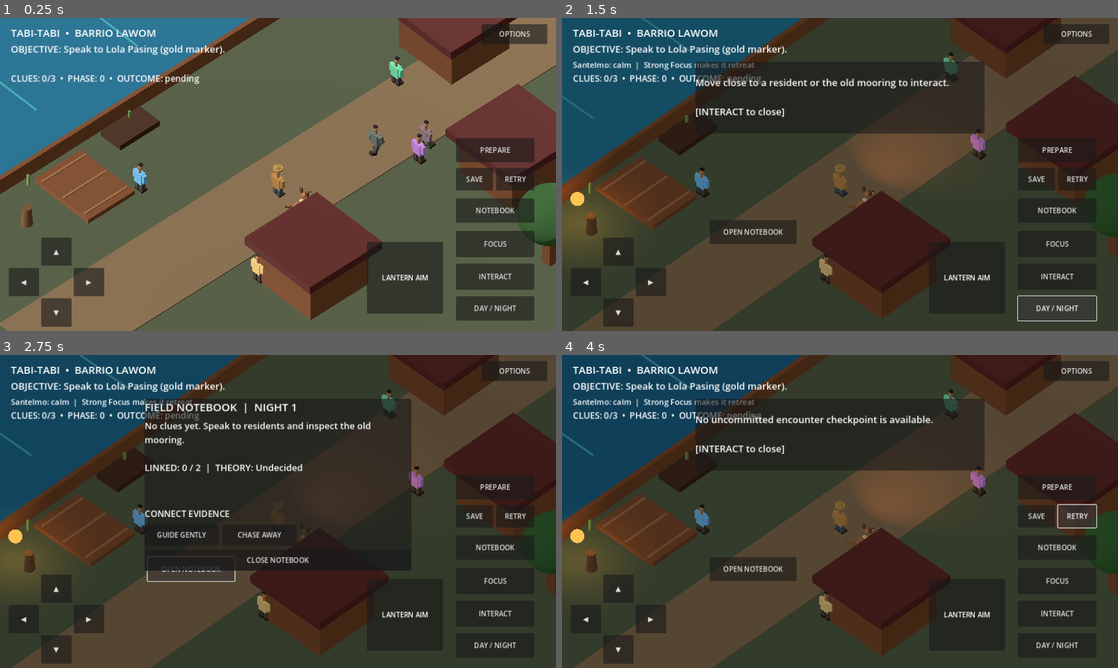
Above: before the commit, frames 1-4 (two rows, left to right).
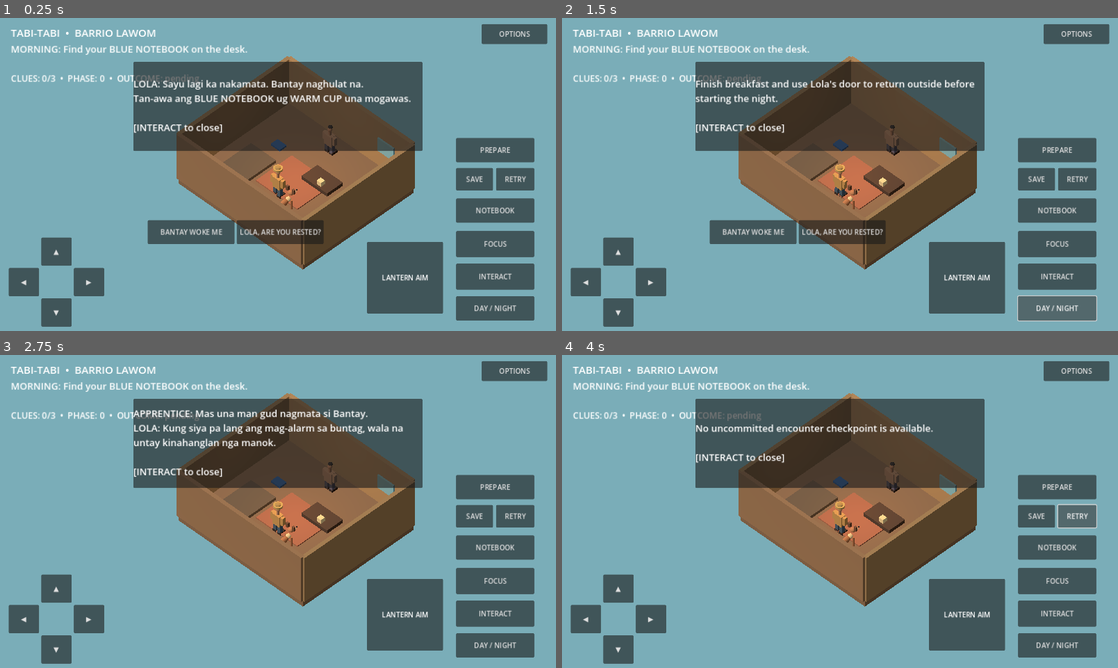
Above: after the commit, the same moments.

Repository: LokiJ07/Tabi-tabi
Game: Godot game, scene res://scenes/main.tscn
Same seed, same stepped clock (60 frames per second), same inputs: the game is played once before the commit and once after it.
Inputs:
- Up to frame 1 (0.25 s): no input
- Up to frame 2 (1.5 s): click "INTERACT" at 0.5 s; click "DAY / NIGHT" at 1.25 s
- Up to frame 3 (2.75 s): click "OPEN NOTEBOOK" (after the commit: "BANTAY WOKE ME") at 2 s
- Up to frame 4 (4 s): click "RETRY" at 2.75 s; click "RETRY" at 3.5 s

The runs differ from the first frame. In frame 1, 95% of the frame differs, in the area x 0-100%, y 0-100%; in frame 2, 94%; in frame 3, 97%; in frame 4, 95%.

Commit message:
feat: playable Lola-hut morning prologue with interactive objects and save migration

Diff:
--- a/scripts/main.gd
+++ b/scripts/main.gd
@@ -5,6 +5,7 @@
 const NightModel = preload("res://scripts/narrative/night01_state.gd")
 const NightDialogue = preload("res://scripts/narrative/night01_dialogue.gd")
 const MorningAftermath = preload("res://scripts/world/night01_aftermath.gd")
+const LolaHut = preload("res://scripts/world/lola_hut_interior.gd")
 const Nearby = preload("res://scripts/ui/nearby_interaction.gd")
 const SantelmoActor = preload("res://scripts/encounters/santelmo_actor.gd")
 const FolkActors = preload("res://scripts/visuals/folk_actors.gd")
@@ -76,6 +77,7 @@
 var talked_to_lola := false
 var talked_to_dado := false
 var encountered_light := false
+var in_lola_hut := false
 var santelmo
 var ambient_walkers: Array[Node3D] = []
 var elapsed := 0.0
@@ -93,6 +95,8 @@
 	_create_ui()
 	_apply_preferences()
 	_restore_story()
+	if story.outcome == "" and not story.prologue_ready():
+		_enter_lola_hut(true)
 	_update_objective()
 
 
@@ -199,6 +203,15 @@
 	_marker("MOORING", Vector3(-7, 0.1, 13), Color(0.8, 0.76, 0.49))
 	_marker("SABEL", Vector3(3, 0.1, -5), Color(0.75, 0.5, 0.8))
 	_marker("MARA", Vector3(-2, 0.1, -8), Color(0.42, 0.82, 0.61))
+	_box("Lola exterior doorstep", LolaHut.OUTSIDE_DOOR, Vector3(1.9, 0.16, 1.05), Color(0.52, 0.36, 0.21), false)
+	var exterior_door := Node3D.new()
+	exterior_door.name = "HUT_ENTRY"
+	exterior_door.position = LolaHut.OUTSIDE_DOOR
+	add_child(exterior_door)
+	interaction_nodes["HUT_ENTRY"] = exterior_door
+	var room_interactions: Dictionary = LolaHut.build(self)
+	for key in room_interactions:
+		interaction_nodes[key] = room_interactions[key]
 
 
 func _box(name: String, pos: Vector3, size: Vector3, color: Color, solid: bool) -> Node3D:
@@ -504,7 +517,7 @@
 	dialogue.anchor_right = 0.76
 	dialogue.anchor_top = 0.14
 	dialogue.anchor_bottom = 0.14
-	dialogue.offset_bottom = 165
+	dialogue.offset_bottom = 205
 	root.add_child(dialogue)
 	dialogue_text = Label.new()
 	dialogue_text.autowrap_mode = TextServer.AUTOWRAP_WORD_SMART
@@ -728,6 +741,9 @@
 		_close_dialogue()
 		return
 	var closest: String = _nearby_target()
+	if ["LOLA_HOME", "BLUE_NOTEBOOK", "WARM_CUP", "RIVER_PHOTO", "HUT_EXIT", "HUT_ENTRY"].has(closest):
+		_interact_lola_hut(closest)
+		return
 	if closest == "":
 		_show_dialogue("Move close to a resident or the old mooring to interact.")
 		return
@@ -760,6 +776,64 @@
 	_update_objective()
 
 
+func _enter_lola_hut(first_visit: bool = false) -> void:
+	if is_night:
+		_show_dialogue("Return to Lola's home in the daylight. The river needs your attention tonight.")
+		return
+	in_lola_hut = true
+	_teleport_with_bantay(LolaHut.INSIDE_SPAWN)
+	_refresh_choices()
+	_update_objective()
+	if first_visit:
+		_show_dialogue("LOLA: Sayu lagi ka nakamata. Bantay naghulat na.\nTan-awa ang BLUE NOTEBOOK ug WARM CUP una mogawas.")
+
+
+func _leave_lola_hut() -> void:
+	if not story.prologue_ready():
+		_show_dialogue("LOLA: Ayaw pagdali. Dad-a ang imong asul nga notebook ug pag-inom sa usa ka tasa una.")
+		return
+	in_lola_hut = false
+	_teleport_with_bantay(LolaHut.OUTSIDE_SPAWN)
+	_refresh_choices()
+	_update_objective()
+	_show_dialogue("LOLA: Ayaw una isulat ang imong gituohan. Paminaw sa, dayon pangita og pamatuod. Duola si Tatay Dado sa suba.")
+
+
+func _teleport_with_bantay(destination: Vector3) -> void:
+	player.global_position = destination
+	player.velocity = Vector3.ZERO
+	bantay.global_position = destination + Vector3(1.0, -0.31, 0.55)
+	bantay.velocity = Vector3.ZERO
+	dog_waypoints.clear()
+	dog_repath_timer = 0.0
+	camera.global_position = player.global_position + Vector3(12, 17, 12)
+	camera.look_at(player.global_position + Vector3(0, 0.7, 0))
+
+
+func _interact_lola_hut(id: String) -> void:
+	match id:
+		"LOLA_HOME":
+			_show_dialogue("LOLA PASING: Sayu lagi ka nakamata. Ayaw pagdali sa suba; unsa may nakita, ug unsay nadungog lang? Ang tinuod dili kinahanglan ipugos.")
+		"HUT_ENTRY":
+			_enter_lola_hut()
+			return
+		"HUT_EXIT":
+			_leave_lola_hut()
+			return
+		"BLUE_NOTEBOOK":
+			story.inspect_prologue("blue_notebook")
+			_show_dialogue("Your blue notebook is ready. Lola's words stay with you: write what you OBSERVE before believing every rumor.")
+		"WARM_CUP":
+			story.inspect_prologue("warm_cup")
+			_show_dialogue("LOLA: Kaon sa. Ang tawo nga walay pamahaw dali ra mahadlok. Bantay rests at your feet.")
+		"RIVER_PHOTO":
+			story.inspect_prologue("river_photo")
+			_show_dialogue("An old photo shows the river before your time. Lola smiles, but isn't ready to explain the missing names.")
+	_save_story_silent()
+	_refresh_choices()
+	_update_objective()
+
+
 func _show_dialogue(value: String) -> void:
 	_close_notebook()
 	_close_prep()
@@ -773,6 +847,9 @@
 
 
 func _toggle_night() -> void:
+	if in_lola_hut:
+		_show_dialogue("Finish breakfast and use Lola's door to return outside before starting the night.")
+		return
 	if is_night and story.phase >= 1 and story.phase <= 3:
 		_show_dialogue("The encounter has begun. Use RETREAT or the safe checkpoint, not the day/night switch.")
 		return
@@ -806,10 +883,17 @@
 
 
 func _update_objective() -> void:
-	if not talked_to_lola:
-		objective.text = "OBJECTIVE: Speak to Lola Pasing (gold marker)."
+	if in_lola_hut:
+		if not story.prologue_flags.has("blue_notebook"):
+			objective.text = "MORNING: Find your BLUE NOTEBOOK on the desk."
+		elif not story.prologue_flags.has("warm_cup"):
+			objective.text = "MORNING: Drink the WARM CUP at Lola's table."
+		else:
+			objective.text = "MORNING: Explore the photo or use HUT EXIT to begin investigating."
+	elif not talked_to_lola:
+		objective.text = "OBJECTIVE: Speak to Lola Pasing near her hut."
 	elif not talked_to_dado:
-		objective.text = "OBJECTIVE: Meet Tatay Dado by the river (blue marker)."
+		objective.text = "OBJECTIVE: Meet Tatay Dado by the safe river landing."
 	elif story.outcome != "":
 		objective.text = "MORNING AFTER: " + story.outcome.to_upper() + " — state saved."
 	elif not is_night:
@@ -833,7 +917,10 @@
 		return
 	var names: Array[String] = []
 	if not is_night:
-		names = ["", "", ""]
+		if in_lola_hut and not story.seen_people.has("morning_question"):
+			names = ["BANTAY WOKE ME", "LOLA, ARE YOU RESTED?", ""]
+		else:
+			names = ["", "", ""]
 	elif story.encounter_failed:
 		names = ["RETRY", "ACCEPT PARTIAL", ""]
 	elif story.phase == 0:
@@ -853,6 +940,16 @@
 
 
 func _choose_story_action(index: int) -> void:
+	if not is_night and in_lola_hut and not story.seen_people.has("morning_question"):
+		if index == 0:
+			story.seen_people["morning_question"] = "lighthearted"
+			_show_dialogue("APPRENTICE: Mas una man gud nagmata si Bantay.\nLOLA: Kung siya pa lang ang mag-alarm sa buntag, wala na untay kinahanglan nga manok.")
+		elif index == 1:
+			story.seen_people["morning_question"] = "concerned"
+			_show_dialogue("APPRENTICE: Lola, nakapahulay ra ka?\nLOLA: Makahulay ra ko. Ikaw, kaon sa. Ang uban nga kasakit dili madaog sa pagdali.")
+		_save_story_silent()
+		_refresh_choices()
+		return
 	if not is_night or story.outcome != "":
 		return
 	if story.encounter_failed:
--- a/scripts/narrative/night01_state.gd
+++ b/scripts/narrative/night01_state.gd
@@ -13,12 +13,24 @@
 var outcome := ""
 var committed_events: Dictionary = {}
 var seen_people: Dictionary = {}
+var prologue_flags: Dictionary = {}
 var alarm := 0.0
 var courage := 100.0
 var guide_progress := 0.0
 var encounter_failed := false
 var checkpoint: Dictionary = {}
 var revision_count := 0
+
+
+func inspect_prologue(id: String) -> bool:
+	if not ["blue_notebook", "warm_cup", "river_photo"].has(id) or prologue_flags.has(id):
+		return false
+	prologue_flags[id] = true
+	return true
+
+
+func prologue_ready() -> bool:
+	return prologue_flags.has("blue_notebook") and prologue_flags.has("warm_cup")
 
 
 func observe_clue(id: String) -> bool:
@@ -184,6 +196,7 @@
 		"outcome": outcome,
 		"committed_events": committed_events.duplicate(true),
 		"seen_people": seen_people.duplicate(true),
+		"prologue_flags": prologue_flags.duplicate(true),
 		"alarm": alarm,
 		"courage": courage,
 		"guide_progress": guide_progress,
@@ -228,6 +241,15 @@
 	if outcome != "":
 		committed_events["n1_santelmo_" + outcome] = true
 	seen_people = raw.get("seen_people", {}).duplicate(true)
+	prologue_flags = {}
+	var intro: Variant = raw.get("prologue_flags", null)
+	if typeof(intro) == TYPE_DICTIONARY:
+		for id in ["blue_notebook", "warm_cup", "river_photo"]:
+			if intro.get(id, false) == true:
+				prologue_flags[id] = true
+	else:
+		# Existing prototype saves predate the new intro; preserve their progress.
+		prologue_flags = {"blue_notebook": true, "warm_cup": true}
 	alarm = clampf(float(raw.get("alarm", 0)), 0.0, 1.0)
 	courage = clampf(float(raw.get("courage", 100.0)), 0.0, 100.0)
 	guide_progress = clampf(float(raw.get("guide_progress", 0.0)), 0.0, 1.0)
--- a/scripts/ui/nearby_interaction.gd
+++ b/scripts/ui/nearby_interaction.gd
@@ -6,13 +6,19 @@
 	"DADO": "TATAY DADO",
 	"MOORING": "OLD MOORING",
 	"SABEL": "ALING SABEL",
-	"MARA": "TEACHER MARA"
+	"MARA": "TEACHER MARA",
+	"HUT_ENTRY": "LOLA'S HOUSE",
+	"HUT_EXIT": "HUT DOOR",
+	"LOLA_HOME": "LOLA PASING",
+	"BLUE_NOTEBOOK": "BLUE NOTEBOOK",
+	"WARM_CUP": "WARM CUP",
+	"RIVER_PHOTO": "OLD RIVER PHOTO"
 }
 
 static func closest(origin: Vector3, targets: Dictionary) -> String:
 	var nearest := ""
 	var best := RANGE
-	for id in ["LOLA", "DADO", "MOORING", "SABEL", "MARA"]:
+	for id in ["LOLA", "DADO", "MOORING", "SABEL", "MARA", "HUT_ENTRY", "HUT_EXIT", "LOLA_HOME", "BLUE_NOTEBOOK", "WARM_CUP", "RIVER_PHOTO"]:
 		if not targets.has(id):
 			continue
 		var point: Vector3 = targets[id]
--- /dev/null
+++ b/scripts/world/lola_hut_interior.gd
@@ -0,0 +1,86 @@
+extends RefCounted
+const FolkActors = preload("res://scripts/visuals/folk_actors.gd")
+## Prototype player-controlled hut interior in a separate world pocket.
+## All positions are authored. The exterior hut remains collidable and sealed.
+## Transition uses interaction, never allows walking through walls.
+
+const CENTER := Vector3(55.0, 0.0, 0.0)
+const INSIDE_SPAWN := Vector3(55.0, 0.76, 1.3)
+const OUTSIDE_SPAWN := Vector3(6.0, 0.76, 8.9)
+const OUTSIDE_DOOR := Vector3(6.0, 0.15, 8.05)
+const NODE_NAME := "LolaHutInterior"
+
+static func build(world: Node3D) -> Dictionary:
+	var existing := world.get_node_or_null(NODE_NAME) as Node3D
+	if existing != null:
+		return _targets(existing)
+	var room := Node3D.new()
+	room.name = NODE_NAME
+	room.position = CENTER
+	world.add_child(room)
+	_box(room, "Bamboo floor", Vector3(0, -0.21, 0), Vector3(9, 0.4, 8), Color(0.49, 0.35, 0.23), true)
+	_box(room, "Back woven wall", Vector3(0, 1.55, -4), Vector3(9, 3.1, 0.24), Color(0.63, 0.46, 0.28), true)
+	_box(room, "Front woven wall", Vector3(0, 1.55, 4), Vector3(9, 3.1, 0.24), Color(0.55, 0.39, 0.25), true)
+	_box(room, "Left woven wall", Vector3(-4.5, 1.55, 0), Vector3(0.24, 3.1, 8), Color(0.58, 0.43, 0.26), true)
+	_box(room, "Right woven wall", Vector3(4.5, 1.55, 0), Vector3(0.24, 3.1, 8), Color(0.58, 0.43, 0.26), true)
+	_box(room, "Woven rug", Vector3(0.0, 0.05, 0.1), Vector3(3.0, 0.07, 2.6), Color(0.62, 0.35, 0.23), false)
+	_box(room, "Breakfast table", Vector3(1.25, 0.52, -0.65), Vector3(1.85, 0.22, 1.15), Color(0.30, 0.20, 0.13), false)
+	_box(room, "Sleep mat", Vector3(-2.6, 0.15, 1.0), Vector3(1.8, 0.19, 2.5), Color(0.39, 0.30, 0.21), false)
+	_box(room, "Blue cloth notebook", Vector3(-2.25, 0.42, -1.0), Vector3(0.65, 0.11, 0.49), Color(0.13, 0.33, 0.57), false)
+	_box(room, "Warm pottery cup", Vector3(1.45, 0.75, -0.35), Vector3(0.3, 0.28, 0.3), Color(0.86, 0.71, 0.47), false)
+	_box(room, "River family photograph", Vector3(2.75, 1.67, -3.75), Vector3(1.15, 0.88, 0.10), Color(0.47, 0.62, 0.61), false)
+	_box(room, "Wooden exit door", Vector3(0, 1.20, 3.84), Vector3(1.7, 2.4, 0.18), Color(0.38, 0.23, 0.13), false)
+	var light := OmniLight3D.new()
+	light.name = "Warm morning lamp"
+	light.position = Vector3(0, 2.75, 0)
+	light.light_color = Color(1.0, 0.79, 0.54)
+	light.light_energy = 1.25
+	light.omni_range = 11.0
+	room.add_child(light)
+	var elder := FolkActors.person("Lola seated", Color(0.66, 0.47, 0.33), Color(0.32, 0.28, 0.31))
+	elder.position = Vector3(-0.35, 0.0, -2.8)
+	room.add_child(elder)
+	_target(room, "LOLA_HOME", Vector3(-0.35, 0, -2.8))
+	_target(room, "BLUE_NOTEBOOK", Vector3(-2.25, 0, -1.0))
+	_target(room, "WARM_CUP", Vector3(1.45, 0, -0.35))
+	_target(room, "RIVER_PHOTO", Vector3(2.75, 0, -3.0))
+	_target(room, "HUT_EXIT", Vector3(0, 0, 3.1))
+	return _targets(room)
+
+
+static func _targets(room: Node3D) -> Dictionary:
+	var output := {}
+	for id in ["LOLA_HOME", "BLUE_NOTEBOOK", "WARM_CUP", "RIVER_PHOTO", "HUT_EXIT"]:
+		output[id] = room.get_node(id)
+	return output
+
+
+static func _target(room: Node3D, id: String, at: Vector3) -> void:
+	var node := Node3D.new()
+	node.name = id
+	node.position = at
+	room.add_child(node)
+
+
+static func _box(parent: Node3D, label: String, at: Vector3, dimensions: Vector3, color: Color, physical: bool) -> void:
+	var mesh := MeshInstance3D.new()
+	mesh.name = label
+	var shape := BoxMesh.new()
+	shape.size = dimensions
+	mesh.mesh = shape
+	var material := StandardMaterial3D.new()
+	material.albedo_color = color
+	material.roughness = 0.86
+	mesh.material_override = material
+	mesh.position = at
+	parent.add_child(mesh)
+	if physical:
+		var body := StaticBody3D.new()
+		body.name = label + " collision"
+		body.position = at
+		var collider := CollisionShape3D.new()
+		var hitbox := BoxShape3D.new()
+		hitbox.size = dimensions
+		collider.shape = hitbox
+		body.add_child(collider)
+		parent.add_child(body)
--- a/tests/nearby_interaction_test.gd
+++ b/tests/nearby_interaction_test.gd
@@ -24,5 +24,7 @@
 	_expect(Nearby.closest(Vector3(-3, 0, 7), targets) == "DADO", "nearest NPC")
 	_expect(Nearby.caption("MARA").find("TEACHER MARA") >= 0, "descriptive name")
 	_expect(Nearby.caption("") == "", "prompt cleared for no target")
+	_expect(Nearby.caption("BLUE_NOTEBOOK").find("BLUE NOTEBOOK") >= 0, "intro notebook prompt legible")
+	_expect(Nearby.closest(Vector3(55.0, 0, 0), {"WARM_CUP": Vector3(55, 0, 1)}) == "WARM_CUP", "interior item works with same proximity system")
 	print("Nearby interaction regression: ", "PASS" if errors == 0 else str(errors) + " failures")
 	quit(0 if errors == 0 else 1)
--- a/tests/night01_flow_test.gd
+++ b/tests/night01_flow_test.gd
@@ -21,10 +21,20 @@
 			DirAccess.remove_absolute(ProjectSettings.globalize_path(path))
 
 func _meet(game: Variant, id: String) -> void:
-	var actor := game.get_node(id) as Node3D
+	var actor := game.interaction_nodes[id] as Node3D
 	game.player.global_position = actor.global_position + Vector3(0, 0.65, 0)
 	game._interact()
 	game._close_dialogue()
+
+func _setup_prologue(game: Variant) -> void:
+	assert_true(game.in_lola_hut, "fresh new game begins in Lola hut")
+	game._close_dialogue()
+	_meet(game, "BLUE_NOTEBOOK")
+	_meet(game, "WARM_CUP")
+	assert_true(game.story.prologue_ready(), "notebook and breakfast unlocked")
+	_meet(game, "HUT_EXIT")
+	assert_true(not game.in_lola_hut, "door returns safely to village")
+
 
 func _setup_evidence(game: Variant) -> void:
 	_meet(game, "LOLA")
@@ -42,6 +52,7 @@
 	var game = Scene.instantiate()
 	root.add_child(game)
 	await process_frame
+	_setup_prologue(game)
 	_setup_evidence(game)
 	game._toggle_night()
 	assert_true(game.is_night, "night starts with valid four-slot equipment")
--- /dev/null
+++ b/tests/night01_prologue_test.gd
@@ -0,0 +1,43 @@
+extends SceneTree
+const Hut = preload("res://scripts/world/lola_hut_interior.gd")
+const State = preload("res://scripts/narrative/night01_state.gd")
+var fails := 0
+func _initialize() -> void:
+	call_deferred("_run")
+func test(ok: bool, label: String) -> void:
+	if not ok:
+		fails += 1
+		printerr("Prologue check failed: " + label)
+func _run() -> void:
+	var world := Node3D.new()
+	root.add_child(world)
+	var items: Dictionary = Hut.build(world)
+	test(items.size() == 5, "all interactive prologue targets exist")
+	test(items["HUT_EXIT"] != null, "interior door available")
+	test(items["LOLA_HOME"] != null, "Lola present in her own home")
+	var room := world.get_node_or_null(Hut.NODE_NAME) as Node3D
+	test(room != null, "separate walkable interior created")
+	var count := world.get_child_count()
+	var items_again: Dictionary = Hut.build(world)
+	test(world.get_child_count() == count, "interior never duplicated")
+	test(items["BLUE_NOTEBOOK"] == items_again["BLUE_NOTEBOOK"], "interaction nodes reused")
+	var state = State.new()
+	test(not state.prologue_ready(), "new game needs first morning ritual")
+	test(not state.inspect_prologue("unknown"), "invalid prop cannot complete tutorial")
+	test(state.inspect_prologue("blue_notebook"), "notebook observed")
+	test(not state.prologue_ready(), "warm cup still required")
+	test(state.inspect_prologue("warm_cup"), "warm cup observed")
+	test(state.prologue_ready(), "tutorial ready after both")
+	test(not state.inspect_prologue("warm_cup"), "repeat does not grant progress twice")
+	test(state.inspect_prologue("river_photo"), "optional photo recorded")
+	var restored = State.new()
+	test(restored.from_dict(state.to_dict()), "new tutorial save loads")
+	test(restored.prologue_ready() and restored.prologue_flags.has("river_photo"), "all flags persisted")
+	var legacy: Dictionary = state.to_dict()
+	legacy.erase("prologue_flags")
+	var migrated = State.new()
+	test(migrated.from_dict(legacy), "older saves load")
+	test(migrated.prologue_ready(), "older saves not locked in tutorial")
+	world.queue_free()
+	print("Lola prologue regression: ", "PASS" if fails == 0 else str(fails) + " failures")
+	quit(0 if fails == 0 else 1)
Not shown, added: docs/G3_LOLA_HUT_PROLOGUE.md
